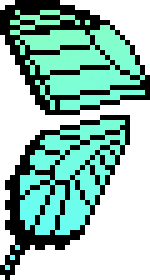
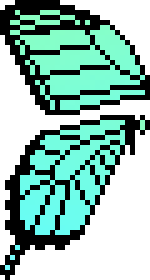
Comparing the layer stacks of the two w=150, h=280 images. Changes:
added layer "触角" above "上の羽の模様" over 130, 115, 150, 155
